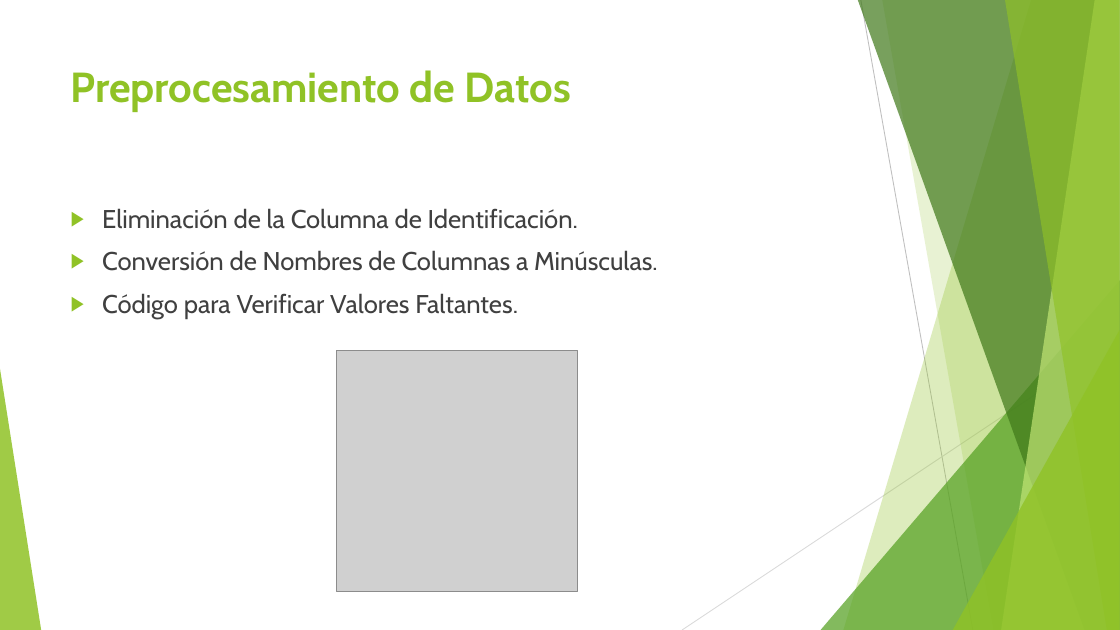
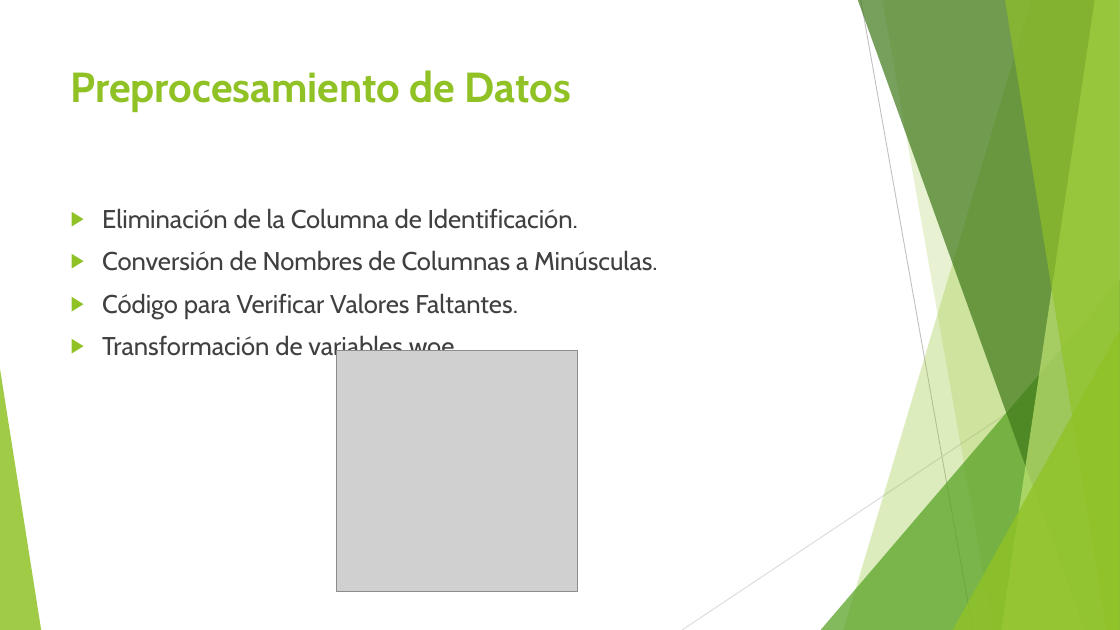
Before and after one commit to OscarSantosMu/azure-ml-projects, a slide deck: slide 4 of projects/RiskAnalyzers_project/presentation/riskanalyzers_presentacion.pptx (slide 5 before the commit). Drawn at 1120x630 pixels with LibreOffice and Linux fonts; fonts in the diff are those of the drawing; grey boxes stand for pictures. Boxes give left, top, right and bottom in pixels: in the first picture for what was removed or moved away, otherwise in the second. Text is boxed around its words. In the diff, an @@ line names an element or a change of style, - is before the commit and + after.

```diff
--- a/projects/RiskAnalyzers_project/presentation/riskanalyzers_presentacion.pptx
+++ b/projects/RiskAnalyzers_project/presentation/riskanalyzers_presentacion.pptx
@@ text at [102, 334, 455, 361]: paragraph added @@
+▶ Transformación de variables woe
```
Also in this commit, not shown: 2 other slides changed, 1 slide added, 6 slides removed.
